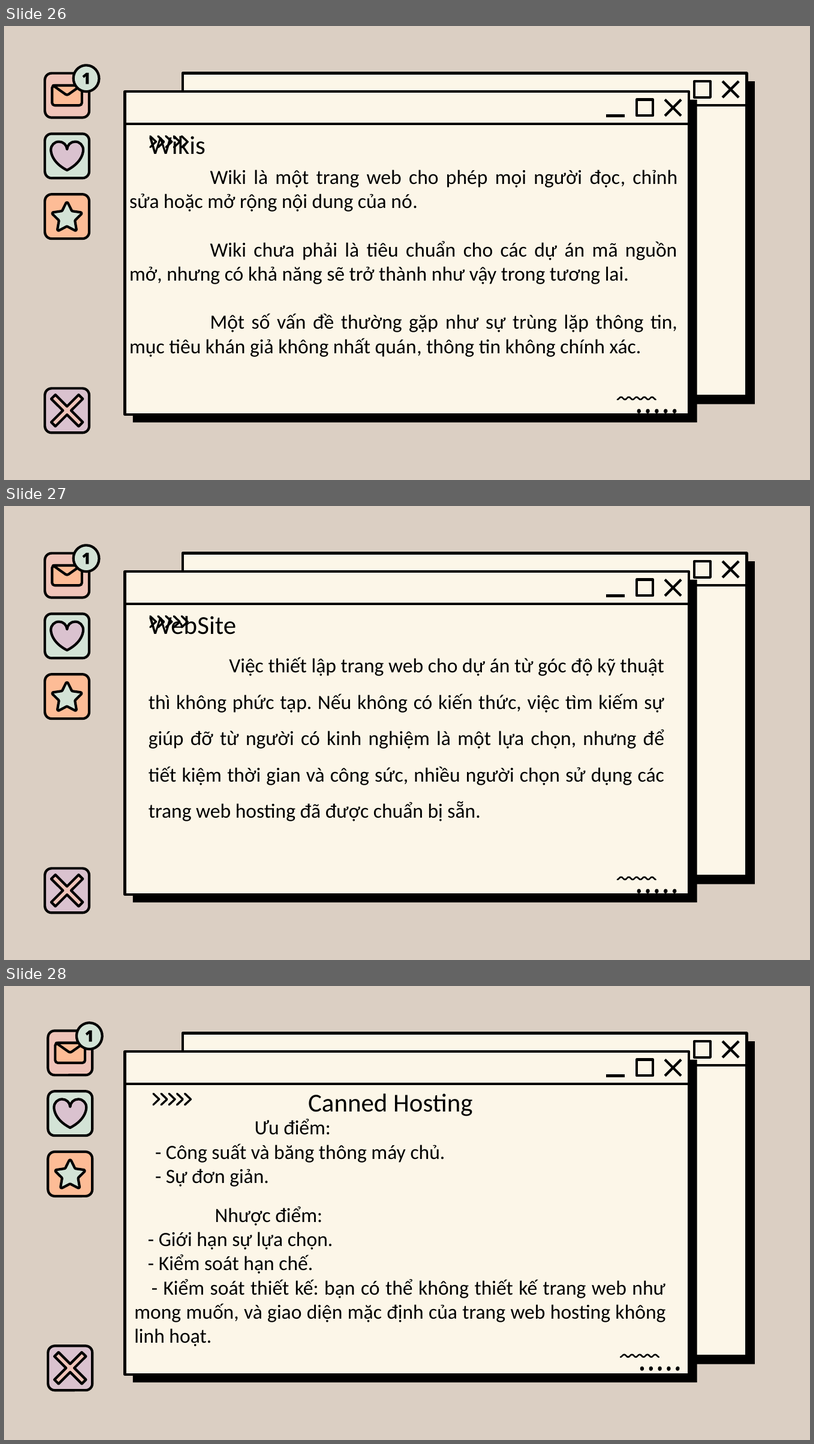
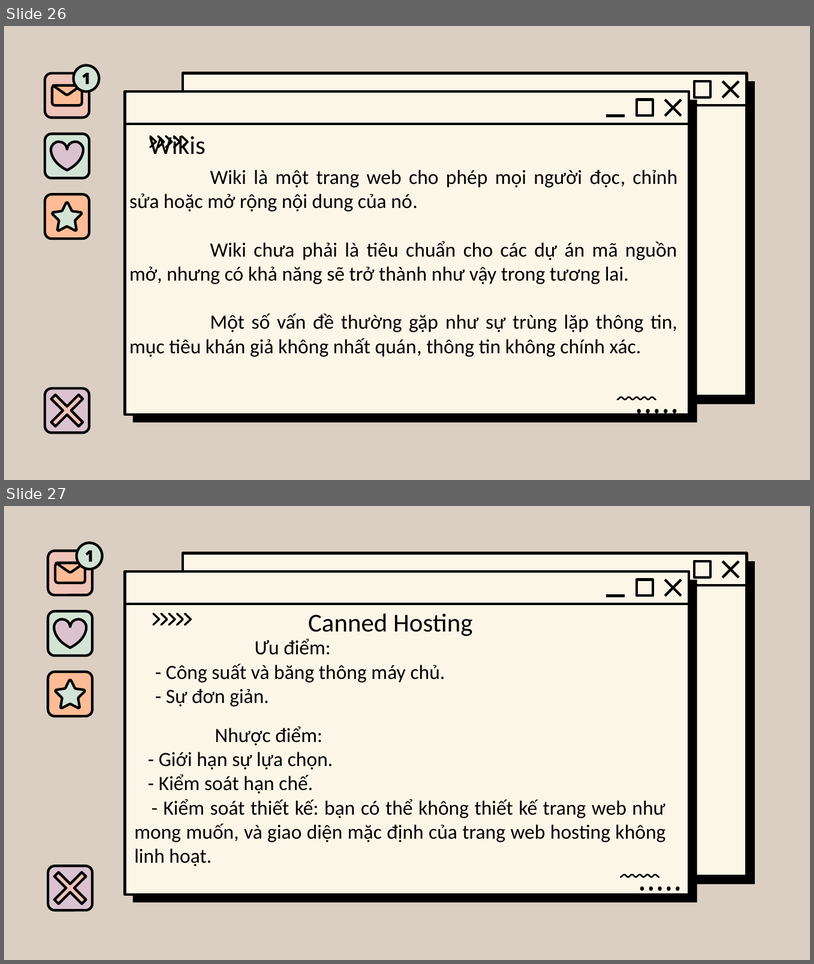
Before and after one commit to NhanCutee/B-o-c-o-ch-ng-3, a slide deck: Nhom1-Chuong3.pptx. Shown one above the other, each under a label of ours: slides 26, 27 and 28 before the commit, slides 26 and 27 after it. The pictures are 814x1444 and 814x964 pixels, drawn with LibreOffice and Linux fonts; fonts in the diff are those of the drawing; background and template pictures are left out. Boxes give left, top, right and bottom in pixels: in the first picture for what was removed or moved away, otherwise in the second. Text is boxed around its words. In the diff, an @@ line names an element or a change of style, - is before the commit and + after.

```diff
--- a/Nhom1-Chuong3.pptx
+++ b/Nhom1-Chuong3.pptx
@@ slide 27 removed at (4, 506, 810, 960), background #DBCFC3; not listed: 13 template elements that a slide beside it also shows @@
@@ group removed at (45, 546, 101, 597): 4 freeform shapes, 1 rounded rectangle @@
@@ rounded rectangle removed at (45, 613, 89, 658) @@
@@ freeform shape removed at (50, 621, 84, 649) @@
@@ freeform shape removed at (149, 614, 189, 628) @@
@@ title removed at (149, 615, 236, 634) @@
-WebSite
@@ subtitle removed at (149, 657, 665, 821) @@
-Việc thiết lập trang web cho dự án từ góc độ kỹ thuật thì không phức tạp. Nếu không có kiến thức, việc tìm kiếm sự giúp đỡ từ người có kinh nghiệm là một lựa chọn, nhưng để tiết kiệm thời gian và công sức, nhiều người chọn sử dụng các trang web hosting đã được chuẩn bị sẵn.
@@ rounded rectangle removed at (45, 674, 89, 718) @@
@@ freeform shape removed at (53, 682, 82, 710) @@
@@ plus removed at (39, 862, 94, 917) @@
@@ rounded rectangle removed at (45, 868, 89, 912) @@
@@ freeform shape removed at (617, 876, 657, 880) @@
@@ freeform shape removed at (637, 888, 677, 894) @@
@@ what was slide 28 is now slide 27 @@
```
